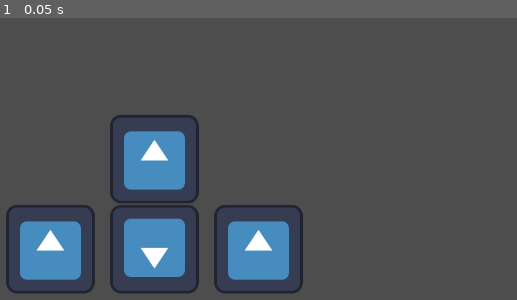
Above: before the commit, frame 1.
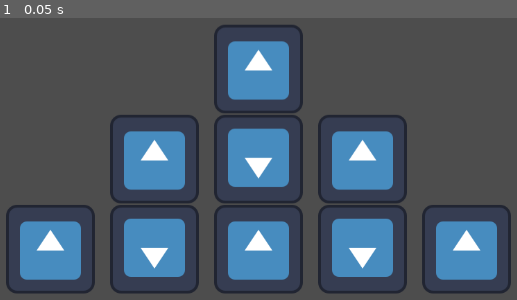
Above: after the commit, the same moment.

Repository: ItsTunda1/Bermuda-Reaper
Game: Godot game, scene res://scenes/Game_Map/Game_Map.tscn
Two runs of this game, one before a commit and one after it. Both use one fixed random seed, a clock stepped at 60 frames per second and the inputs below. This scene is started directly instead of the project's main scene. The engine's default icon, where the game draws it, is replaced by a stand-in: a white triangle on a blue panel in a dark square.
Inputs:
- Up to frame 1 (0.05 s): no input

The runs differ from the first frame. In frame 1, 16% of the frame differs, in the area x 41-99%, y 2-98%.

Commit message:
all fixed

Diff:
--- a/scripts/Game_Map/Game_Map.gd
+++ b/scripts/Game_Map/Game_Map.gd
@@ -32,7 +32,7 @@
 var start_loc: int = 0;
 
 func _ready():
-	for layer_idx in n/2+1:
+	for layer_idx in n:
 		# place triangles
-		var layer_size: int = (n-layer_idx*2);
+		var layer_size: int = (n-layer_idx)*2-1;
 		start_loc = place_triangles(layer_size, layer_idx, start_loc);  # FUNCTION CALL (func located AFTER MAIN BLOCK)
